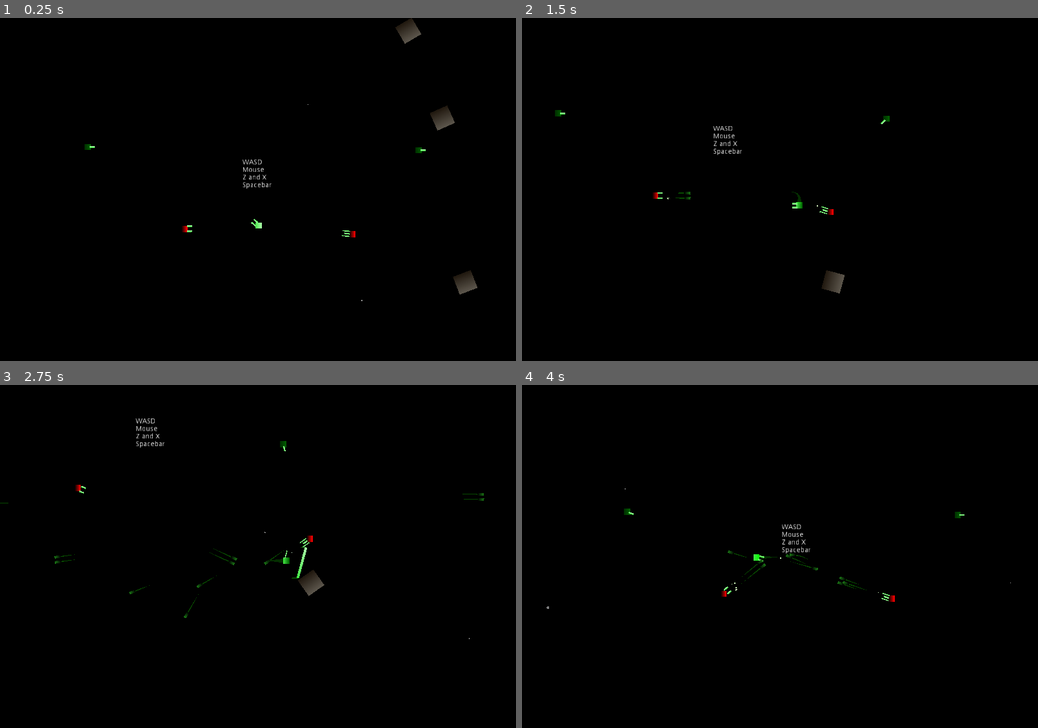
Above: before the commit, frames 1-4 (two rows, left to right).
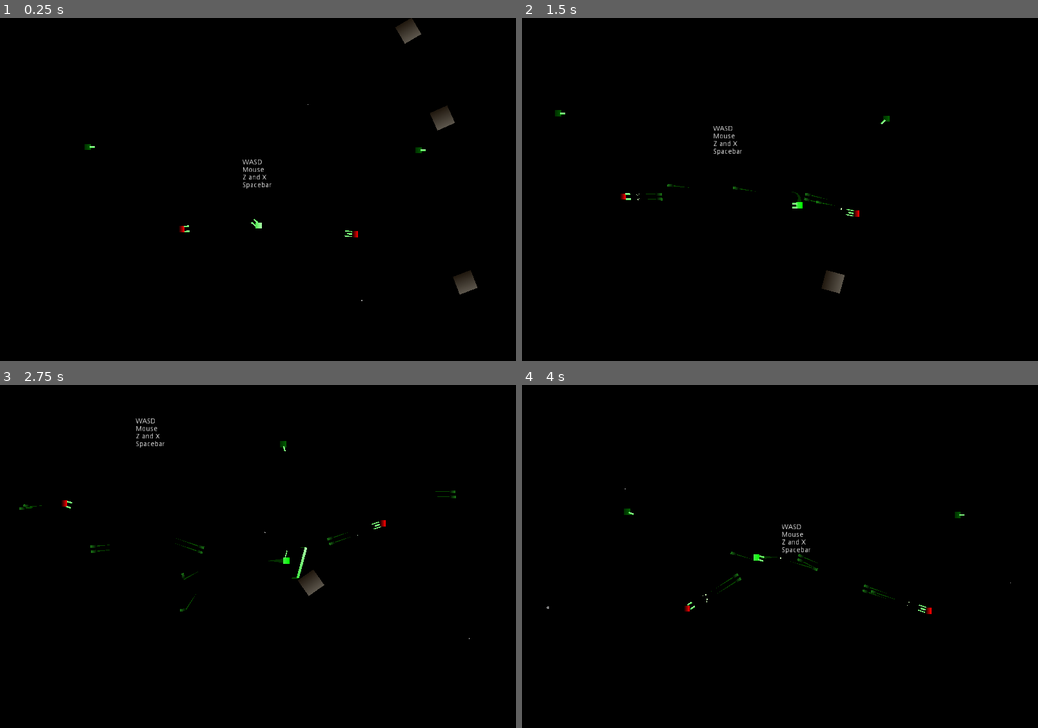
Above: after the commit, the same moments.

Repository: jrcamelo/Godot-SuperRogue
Game: Godot game, scene res://Test1.tscn
Same seed, same stepped clock (60 frames per second), same inputs: the game is played once before the commit and once after it. The engine's default icon, where the game draws it, is replaced by a stand-in: a white triangle on a blue panel in a dark square.
Inputs (mouse positions are in pixels of both pictures, inside the frame that each line leads up to):
- Up to frame 1 (0.25 s): no input
- Up to frame 2 (1.5 s): move the mouse to (893, 172) at 0.52 s; hold D (move_right) 0.53-1.28 s; tap R (r) at 0.6 s; tap V (v) at 0.8, 1.35 s; move the mouse to (676, 206) at 1.27 s; hold S (move_down) from 1.28 s (still down)
- Up to frame 3 (2.75 s): tap X (x) at 1.55, 2.1 s; move the mouse to (309, 481) at 2.02 s; release S (move_down) at 2.03 s; hold D (move_right) from 2.03 s (still down); tap Z (z) at 2.3 s
- Up to frame 4 (4 s): move the mouse to (754, 625) at 2.77 s; release D (move_right) at 2.78 s; hold W (move_up) 2.78-3.53 s; tap Z (z) at 2.85 s; tap R (r) at 3.05 s; move the mouse to (934, 607) at 3.52 s; press the mouse at (934, 607) at 3.53 s; hold A (move_left) from 3.53 s (still down); tap V (v) at 3.8 s

The runs differ from the first frame. In frame 1, less than 0.1% of the frame differs, in the area x 34-70%, y 60-64%; in frame 2, 0.2%; in frame 3, 0.4%, in the area x 0-94%, y 29-68%; in frame 4, 0.3%.

Commit message:
Modular enemy follows player

Diff:
--- a/Project/AppearanceBasic.tscn
+++ b/Project/AppearanceBasic.tscn
@@ -37,4 +37,4 @@
 position = Vector2( 9, 0 )
 
 [node name="Right" type="Node2D" parent="Slots"]
-position = Vector2( 8, 8 )
+position = Vector2( 9.18339, 8.0417 )
--- a/Project/BasicEnemyAI.gd
+++ b/Project/BasicEnemyAI.gd
@@ -10,7 +10,13 @@
 var whisker_dodging := 0.0
 
 var target: Node2D = null
+var target_relative_position: Vector2
 var target_direction := Vector2.ZERO
+var target_distance := 0
+
+var movement_direction := Vector2.ZERO
+var distance_to_keep = 500
+
 
 func process():
 	.process()
@@ -19,12 +25,13 @@
 	update_direction_to_avoid_collision()
 
 	if target:
-		update_target_direction()
+		update_target_distance_and_direction()
+		update_direction_to_follow_at_distance()
+		update_direction_with_whiskers()
 		aim_at_target()
 		shoot_all_weapons()
 
-
-	equipment.movement.move_towards_input(direction_to_avoid_collision, delta * (direction_to_avoid_collision.length() + 1))
+	equipment.movement.move_towards_input(movement_direction, delta * (direction_to_avoid_collision.length() + 1))
 
 
 func update_whiskers_closest_collision():
@@ -61,14 +68,25 @@
 	direction_to_avoid_collision = -collision_to_avoid.normalized().rotated(random_angle)
 	whisker_dodging = whisker_dodge_duration
 
-func update_target_direction():
-	target_direction = (target.global_position - global_position).normalized()
+func update_target_distance_and_direction():
+	target_relative_position = target.global_position - global_position
+	target_direction = target_relative_position.normalized()
+	target_distance = target_relative_position.length()
 
 func aim_at_target():
 	equipment.weapons.look_at_direction(target_direction)
 
 func shoot_all_weapons():
 	equipment.weapons.shoot_all_weapons(target.global_position)
+
+func update_direction_to_follow_at_distance():
+	movement_direction = target_direction
+	if target_distance <= distance_to_keep:
+		movement_direction = -target_direction
+
+func update_direction_with_whiskers():
+	var mixed_vectors = movement_direction + (direction_to_avoid_collision * 5)
+	movement_direction = mixed_vectors.normalized()
 
 func _on_CharacterDetection_body_entered(body):
 	if body.name == "Player":
